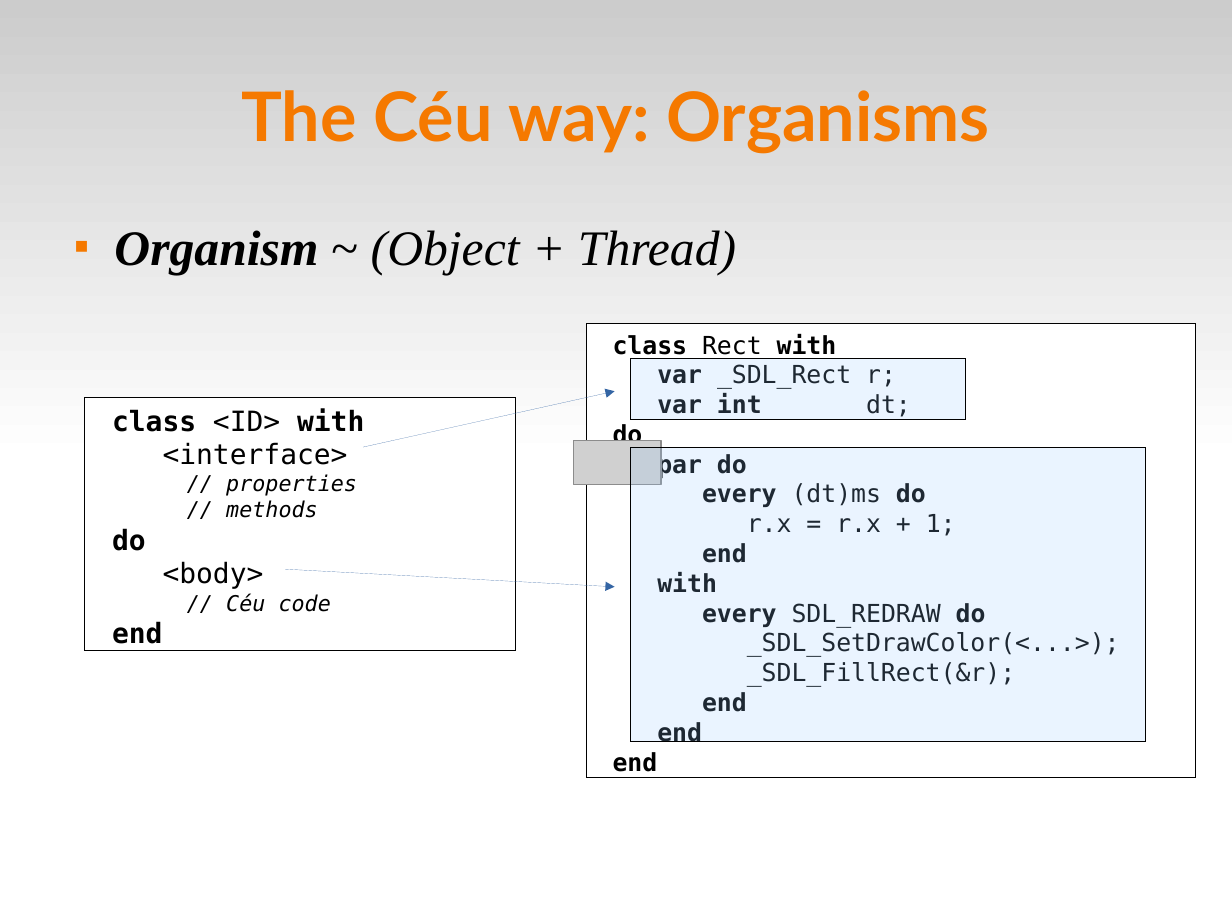
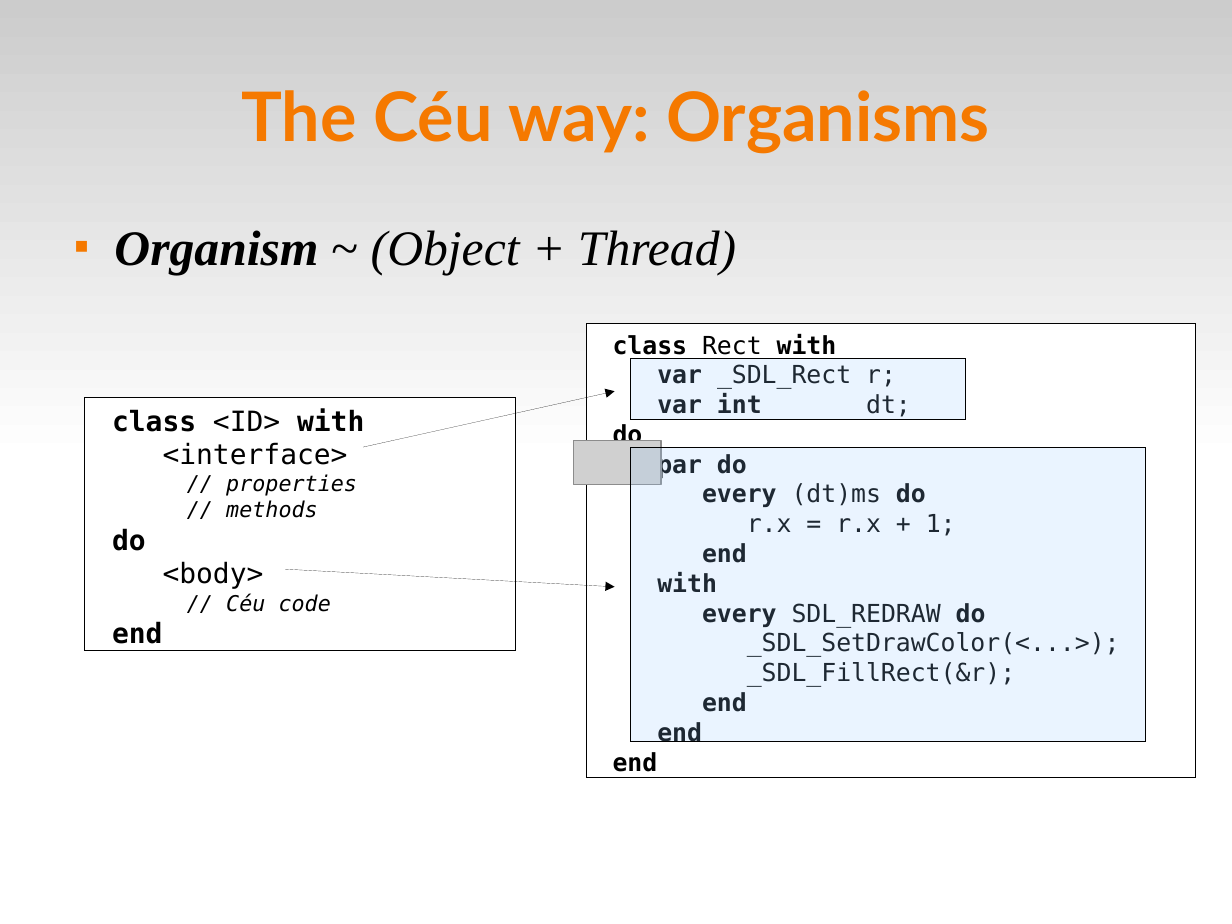
Before and after one commit to fsantanna-no/ceu-docs, a slide deck: slide 9 of ceu_fpw.odp. Drawn at 1232x924 pixels with LibreOffice and Linux fonts; fonts in the diff are those of the drawing; grey boxes stand for pictures. Boxes give left, top, right and bottom in pixels: in the first picture for what was removed or moved away, otherwise in the second. Text is boxed around its words. In the diff, an @@ line names an element or a change of style, - is before the commit and + after.

```diff
--- a/ceu_fpw.odp
+++ b/ceu_fpw.odp
@@ arrow (363, 447) - (615, 391): stroke #3465A4 0 pt to #000000 0 pt @@
@@ arrow (285, 569) - (615, 587): stroke #3465A4 0 pt to #000000 0 pt @@
```
Also in this commit, not shown: 8 other slides changed, 6 other files.
